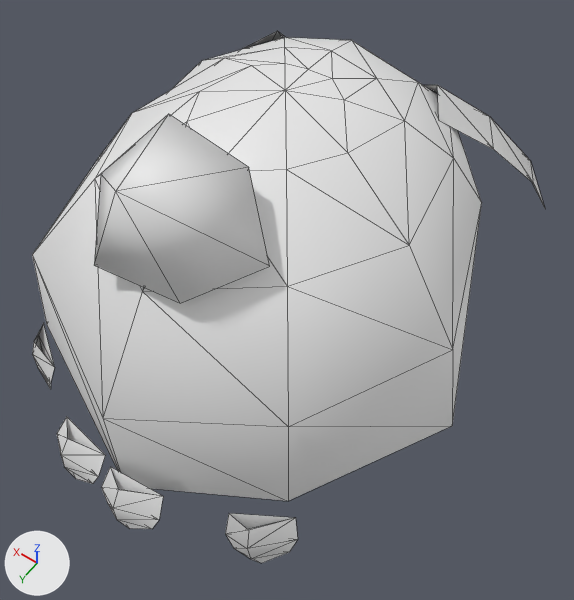
The glTF model docs/jeux/jeu-1/refonte/essai-style-4/modeles/agee-chignon.glb as it was, and as the next commit left it.
Camera for both pictures: a 50 mm camera at (-0.167, 0.243, 1.75) aimed at (-0.026, 0.046, 1.441). Lighting does not change. The marker at lower left points along +X, +Y and +Z. The older version comes first. Mesh edges are drawn as thin lines. Vertices at exactly the same position are counted once.

Objects in the first picture: 'cheveux'.
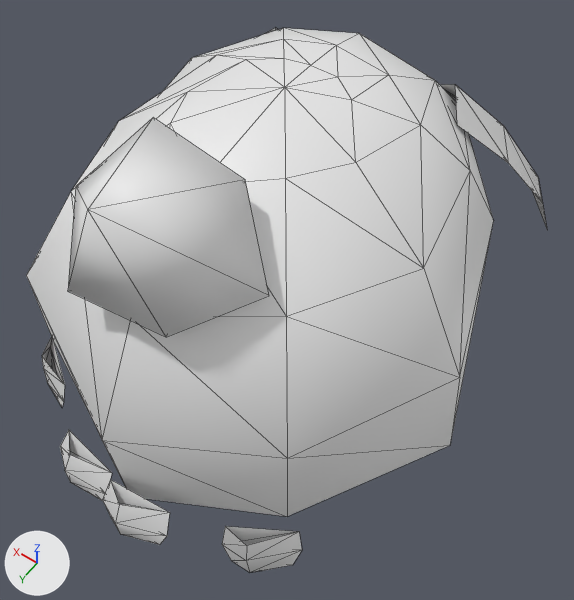
What changed in the scene script:
```text
Change me_cheveux:
    used by ob_cheveux; location = (0.0, 0.0, 0.0)
    remove me_cheveux.from_pydata(...)  # 109 vertices, 172 faces; spans x -0.124..0.104, y -0.098..0.167, z 1.376..1.553
    add me_cheveux.from_pydata(...)  # 109 vertices, 172 faces; spans x -0.126..0.107, y -0.102..0.168, z 1.358..1.555
    me_cheveux part 1: the loose piece of 10 vertices spanning x 0.06..0.089, y 0.113..0.135, z 1.377..1.408 is multiplied about its middle by the matrix ((1.14, 0.001, 0.017), (-0.001, 1.14, 0.026), (-0.017, -0.026, 1.14)), then moved by (-0.002, -0.002, -0.016)
    me_cheveux part 2: the loose piece of 10 vertices spanning x -0.091..-0.06, y 0.124..0.145, z 1.376..1.407 is multiplied about its middle by the matrix ((1.128, 0.001, -0.058), (0.004, 1.126, 0.091), (0.058, -0.092, 1.125)), then moved by (0.001, -0.001, -0.016)
    me_cheveux part 3: the loose piece of 8 vertices spanning x -0.047..0.041, y 0.06..0.114, z 1.486..1.553 is scaled about its middle by 1.15, then moved by (0.0, 0.01, -0.003)
    me_cheveux part 4: 81 of 109 vertices moved; they spanned x -0.124..0.104, y -0.098..0.167, z 1.377..1.534 and now span x -0.126..0.107, y -0.102..0.168, z 1.36..1.535; mean shift (0.0, -0.001, -0.008); largest move (-0.101, -0.098, 1.43) -> (-0.106, -0.102, 1.412)
```

Pixel boxes [x1, y1, x2, y2] of what changed, in the pictures (574 x 600 px; the box of a moved part takes in the faces that stretch with it):
'cheveux', reshaped
    before: [32, 31, 545, 563]
    after: [26, 28, 547, 572]
part 1 of me_cheveux, moved or reshaped
    before: [33, 323, 54, 389]
    after: [42, 336, 65, 407]
part 2 of me_cheveux, moved or reshaped
    before: [225, 513, 298, 563]
    after: [222, 526, 302, 572]
part 3 of me_cheveux, moved or reshaped
    before: [94, 114, 270, 303]
    after: [68, 118, 269, 337]
part 4 of me_cheveux, moved or reshaped
    before: [32, 31, 545, 529]
    after: [26, 28, 547, 545]
